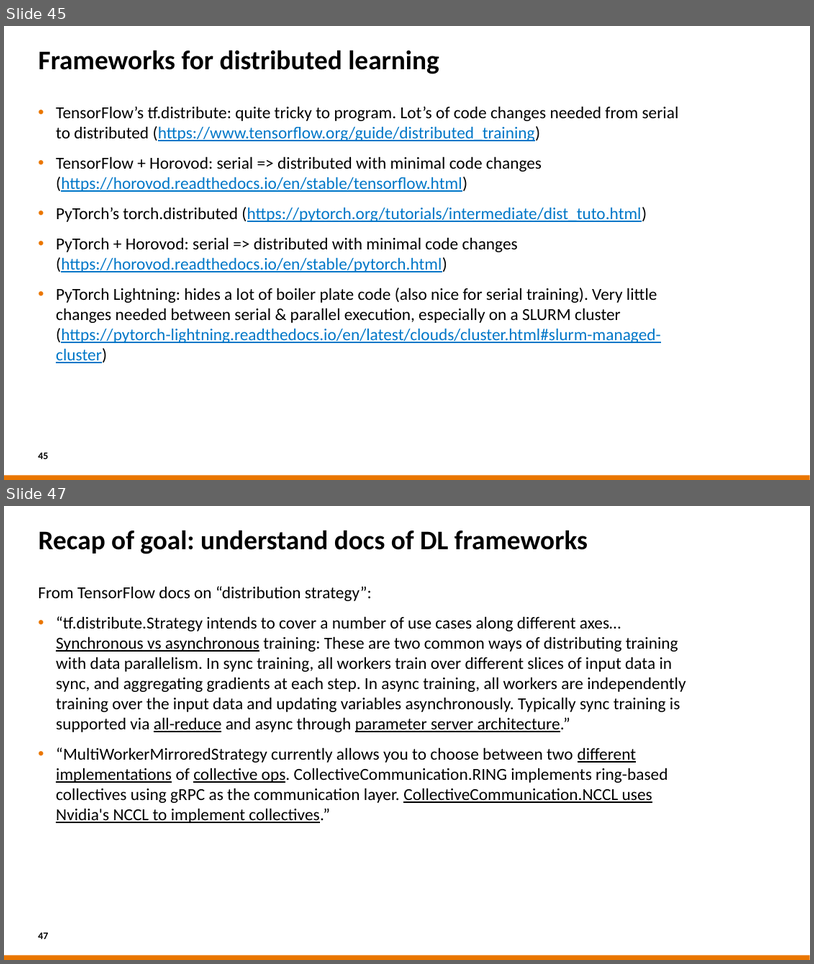
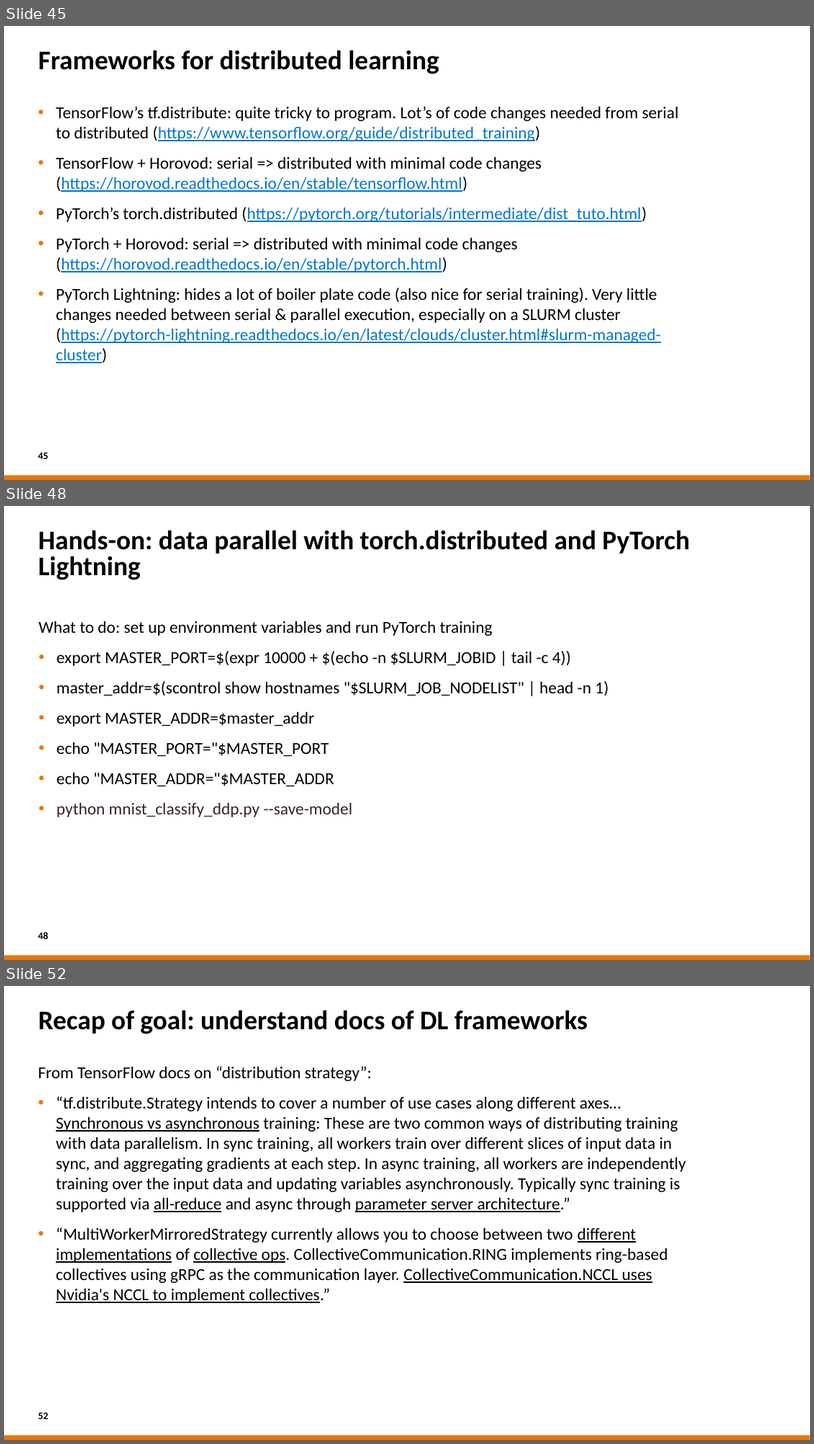
Before and after one commit to sara-nl/MLonHPC_May2023, a slide deck: Parallel_Computing_for_DL.pptx. Shown one above the other, each under a label of ours: slides 45 and 47 before the commit, slides 45, 48 and 52 after it; the slides between them are not shown. The pictures are 814x964 and 814x1444 pixels, drawn with LibreOffice and Linux fonts; fonts in the diff are those of the drawing; background and template pictures are left out. Boxes give left, top, right and bottom in pixels: in the first picture for what was removed or moved away, otherwise in the second. Text is boxed around its words. In the diff, an @@ line names an element or a change of style, - is before the commit and + after.

Commit message:
add a few slides for hands-on

```diff
--- a/Parallel_Computing_for_DL.pptx
+++ b/Parallel_Computing_for_DL.pptx
@@ slide 48 added at [4, 506, 810, 960], background #FFFFFF; not listed: 1 template element that a slide beside it also shows @@
@@ title added at [39, 530, 690, 580], 32 pt, text #000000, bold @@
+Hands-on: data parallel with torch.distributed and PyTorch Lightning
@@ text added at [39, 620, 609, 817], 20 pt, text #000000 @@
+What to do: set up environment variables and run PyTorch training
+• export MASTER_PORT=$(expr 10000 + $(echo -n $SLURM_JOBID | tail -c 4))
+• master_addr=$(scontrol show hostnames "$SLURM_JOB_NODELIST" | head -n 1)
+• export MASTER_ADDR=$master_addr
+• echo "MASTER_PORT="$MASTER_PORT
+• echo "MASTER_ADDR="$MASTER_ADDR
+• python mnist_classify_ddp.py --save-model
@@ page number added at [38, 932, 48, 939], 12 pt, text #000000, bold @@
+48
@@ what was slide 47 is now slide 52 @@
@@ page number at [38, 1412, 48, 1419]: text changed @@
-47
+52
```
Also in this commit, not shown: 2 slides changed, 4 other slides added.
